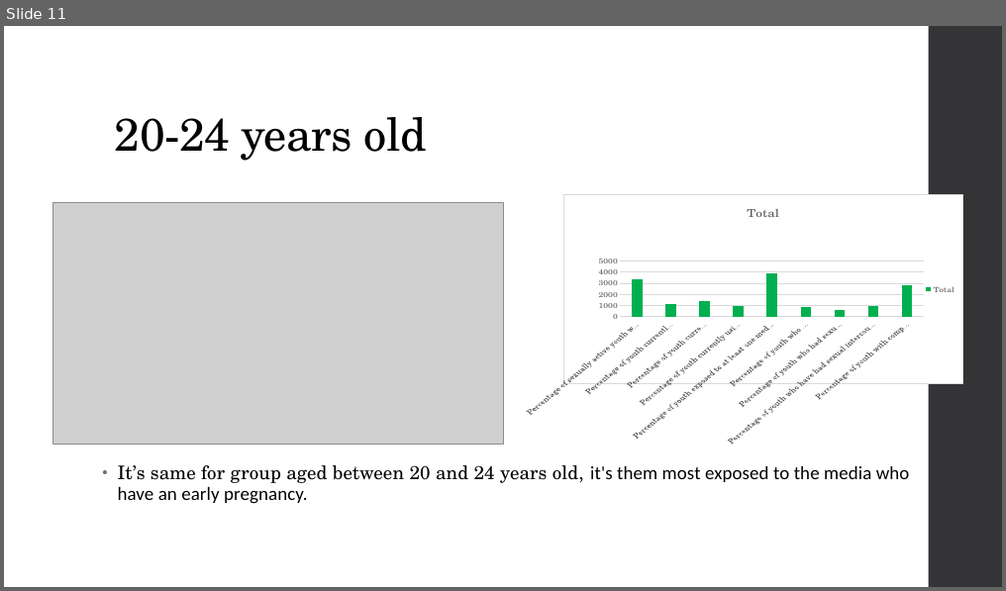
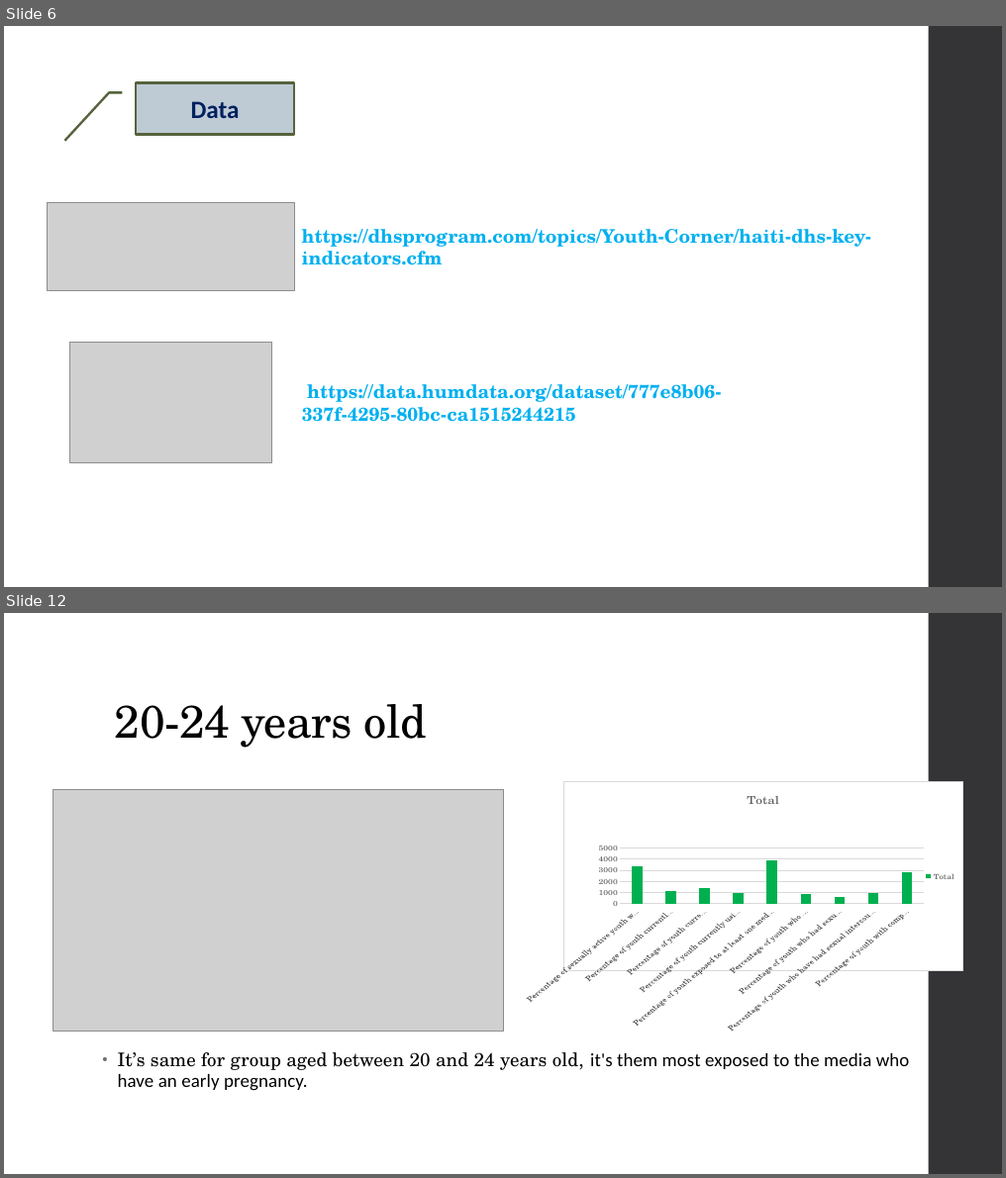
Before and after one commit to Maickery/Child_of_change, a slide deck: Result/Presentation.pptx. Shown one above the other, each under a label of ours: slide 11 before the commit, slides 6 and 12 after it; the slides between them are not shown. The pictures are 1006x591 and 1006x1178 pixels, drawn with LibreOffice and Linux fonts; fonts in the diff are those of the drawing; grey boxes stand for pictures. Boxes give left, top, right and bottom in pixels: in the first picture for what was removed or moved away, otherwise in the second. Text is boxed around its words. In the diff, an @@ line names an element or a change of style, - is before the commit and + after.

```diff
--- a/Result/Presentation.pptx
+++ b/Result/Presentation.pptx
@@ slide 6 added at (4,26,1002,587), background #FFFFFF; not listed: 1 template element that a slide beside it also shows @@
@@ border callout added at (136,82,294,134), fill #BECBD5, outline #56633D 2.25 pt, 24 pt, text #002060, bold @@
+  Data
@@ picture added at (48,202,294,291) @@
@@ text added at (302,229,871,266), 18 pt, text #00B0F0, bold @@
+https://dhsprogram.com/topics/Youth-Corner/haiti-dhs-key-indicators.cfm
@@ picture added at (70,343,272,464) @@
@@ text added at (302,384,721,422), 18 pt, text #00B0F0, bold @@
+https://data.humdata.org/dataset/777e8b06-337f-4295-80bc-ca1515244215
@@ what was slide 11 is now slide 12 @@
```
Also in this commit, not shown: 10 slides changed, 2 other slides added, 1 slide removed, 26 other files.
